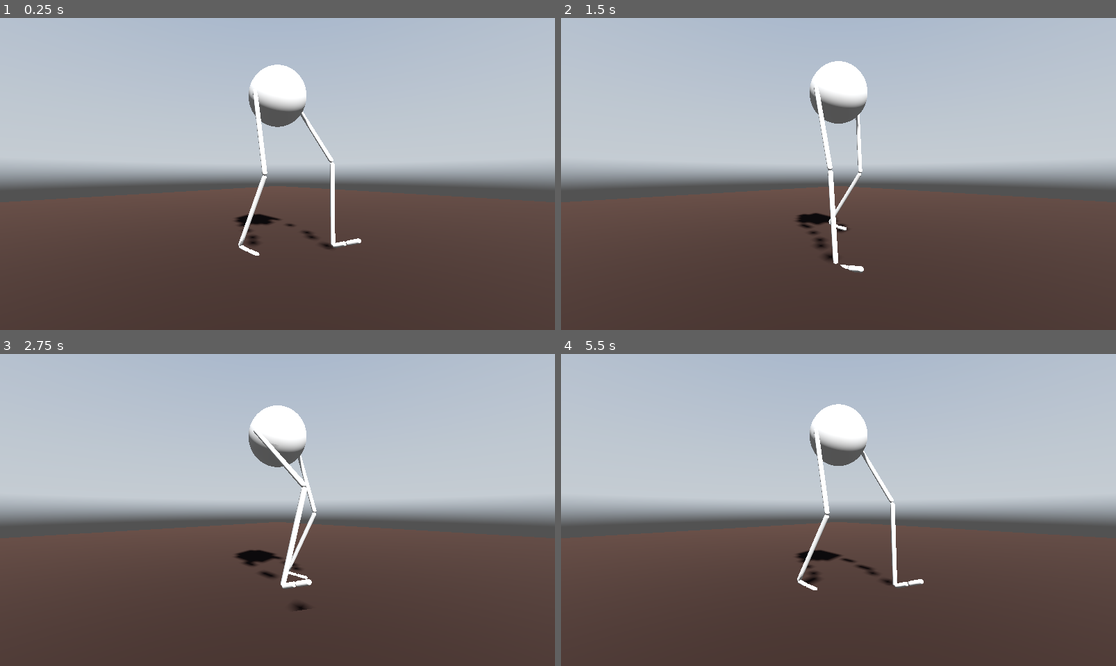
Above: before the commit, frames 1-4 (two rows, left to right).
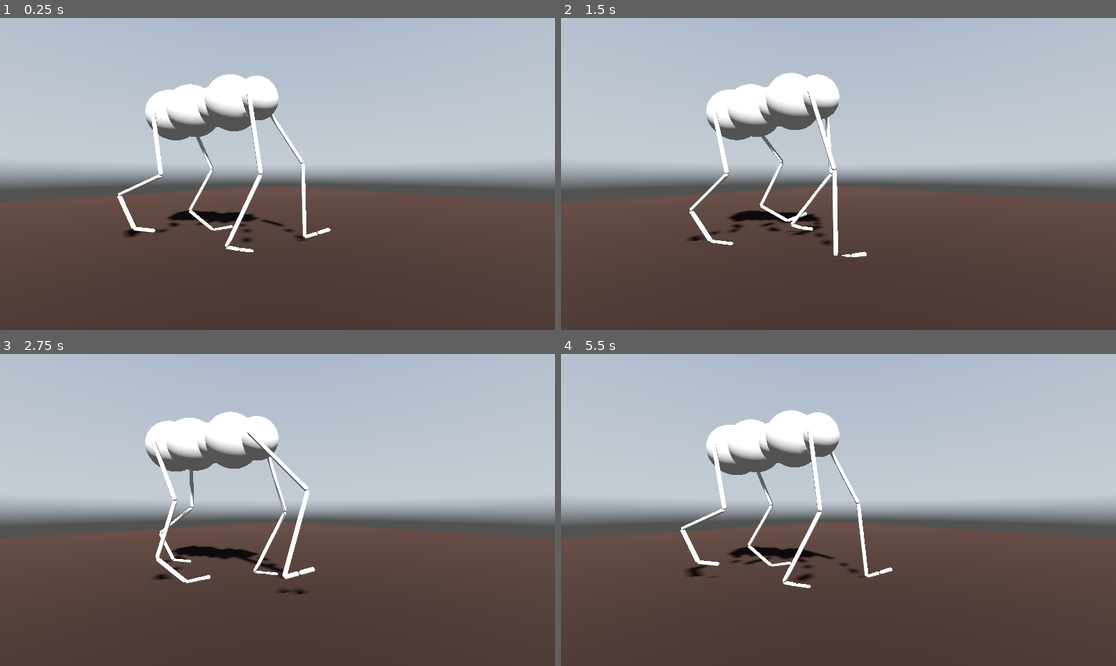
Above: after the commit, the same moments.

Repository: jehoz/legs-and-gaits
Game: Godot game, scene res://scenes/default.tscn
Same seed, same stepped clock (60 frames per second), same inputs: the game is played once before the commit and once after it. A sky picture missing from this copy of the repository is replaced by a grey-blue gradient.
Inputs:
- Up to frame 1 (0.25 s): no input
- Up to frame 2 (1.5 s): no input
- Up to frame 3 (2.75 s): no input
- Up to frame 4 (5.5 s): no input

The runs differ from the first frame. In frame 1, 6.9% of the frame differs, in the area x 21-66%, y 14-77%; in frame 2, 6.3%; in frame 3, 6.4%; in frame 4, 6.9%.

Commit message:
Add simplified first version of body segment IK

Diff:
--- a/scenes/default.tscn
+++ b/scenes/default.tscn
@@ -17,14 +17,40 @@
 
 [sub_resource type="Resource" id="Resource_7xwdi"]
 script = ExtResource("3_yjyq1")
+radius = 0.15
+leg_blueprint = SubResource("Resource_4swe1")
+
+[sub_resource type="Resource" id="Resource_uxhh3"]
+script = ExtResource("3_yjyq1")
 radius = 0.2
-leg_blueprint = SubResource("Resource_4swe1")
+
+[sub_resource type="Resource" id="Resource_15lq8"]
+script = ExtResource("3_yjyq1")
+radius = 0.15
+
+[sub_resource type="Resource" id="Resource_wygci"]
+script = ExtResource("3_yjyq1")
+radius = 0.2
+
+[sub_resource type="Resource" id="Resource_0fvg2"]
+script = ExtResource("2_sau8g")
+femur_length = 0.5
+tibia_length = 0.45
+metatarsal_length = 0.3
+toe_length = 0.2
+heel_elevation = 0.8
+leg_type = 1
+
+[sub_resource type="Resource" id="Resource_xxp1j"]
+script = ExtResource("3_yjyq1")
+radius = 0.2
+leg_blueprint = SubResource("Resource_0fvg2")
 
 [sub_resource type="Resource" id="Resource_0glcd"]
 script = ExtResource("4_kntse")
-body_segments = Array[ExtResource("3_yjyq1")]([SubResource("Resource_7xwdi")])
+body_segments = Array[ExtResource("3_yjyq1")]([SubResource("Resource_7xwdi"), SubResource("Resource_uxhh3"), SubResource("Resource_15lq8"), SubResource("Resource_wygci"), SubResource("Resource_xxp1j")])
 speed = 3.62
-leg_pair_phase_difference = 1.5708
+leg_pair_phase_difference = 1.571
 
 [sub_resource type="StandardMaterial3D" id="StandardMaterial3D_dcppm"]
 albedo_color = Color(0.160784, 0.101961, 0.0705882, 1)
@@ -52,7 +78,7 @@
 [node name="Default" type="Node3D"]
 
 [node name="Creature" type="Node3D" parent="."]
-transform = Transform3D(-1, 0, -8.74228e-08, 0, 1, 0, 8.74228e-08, 0, -1, 0, 0, 0)
+transform = Transform3D(-0.88701, 0, -0.461748, 0, 1, 0, 0.461748, 0, -0.88701, 0, 0, 0)
 script = ExtResource("1_e1xh8")
 blueprint = SubResource("Resource_0glcd")
 
--- a/scripts/blueprint/body_segment_blueprint.gd
+++ b/scripts/blueprint/body_segment_blueprint.gd
@@ -4,5 +4,6 @@
 @export var leg_blueprint: LegBlueprint = null
 
 # populated by parent blueprint
+var _z_offset: float = 0
 var _speed: float = 1.0
 var _phase_offset: float = 0
--- a/scripts/blueprint/leg_blueprint.gd
+++ b/scripts/blueprint/leg_blueprint.gd
@@ -12,3 +12,6 @@
 # populated by parent blueprint
 var _speed: float = 1.0
 var _phase_offset: float = 0
+
+var _step_height: float = 0.25
+var _step_distance: float = 0.25
--- /dev/null
+++ b/scripts/body_ik_solver.gd
@@ -0,0 +1,25 @@
+class_name BodyIKSolver extends Node
+
+# sequence of body segments on which to perform IK.
+# the first and last in the array will be treated as "independent"
+# segments whose positions are taken as fact, and will not be modified.
+# the rest of the segments in between will be rotated and repositioned so that
+# they interpolate between the independent segments as smoothly as possible.
+var segments: Array[BodySegment] = []
+
+func _process(_delta: float):
+	# very simple stupid temporary implementation
+	var y0 = segments[0].position.y
+	var y1 = segments[-1].position.y
+	var z0 = segments[0].z_offset
+	var z1 = segments[-1].z_offset
+	for i in range(1, segments.size()-1):
+		var segment = segments[i]
+		var z_percent = abs(segment.z_offset - z0) / abs(z1 - z0)
+		segment.position.y = y0 * (1 - z_percent) + y1 * z_percent
+
+func distance_from_target(angles: Array[Vector3]):
+	pass
+
+func comfort():
+	pass
--- a/scripts/body_segment.gd
+++ b/scripts/body_segment.gd
@@ -2,15 +2,17 @@
 
 @export var radius: float = 0.2
 
-var oscillator: Oscillator = null
 var leg_l: Leg = null
 var leg_r: Leg = null
 
 var resting_height: float = 0
+var z_offset: float = 0
 var y_velocity: float = 0
 
 func _init(blueprint: BodySegmentBlueprint):
 	radius = blueprint.radius
+	z_offset = blueprint._z_offset
+
 	if blueprint.leg_blueprint != null:
 		blueprint.leg_blueprint._speed = blueprint._speed
 		blueprint.leg_blueprint._phase_offset = blueprint._phase_offset
@@ -41,6 +43,7 @@
 
 func _process(delta):
 	if leg_l == null:
+		position.z = z_offset
 		return
 
 	var y_target = resting_height - 0.05
@@ -48,7 +51,7 @@
 		y_target = resting_height + 0.05
 
 	var error = y_target - position.y
-	y_velocity = 1.25 * error - 0.95 * (error - y_velocity)
+	y_velocity = 1.55 * error - 0.75 * (error - y_velocity)
 
+	position.z = z_offset
 	position.y += y_velocity * delta
-	#position.y = resting_height - 0.025 * oscillator.asymmetric(-1.0)
--- a/scripts/creature.gd
+++ b/scripts/creature.gd
@@ -10,16 +10,29 @@
 
 	blueprint.connect("changed", propagate_blueprint_changes)
 
+	var body_ik_solver = BodyIKSolver.new()
+	add_child(body_ik_solver)
+
+	var leg_pair = 0
+	var last_segment_z = 0
 	var i = 0
 	for segment_blueprint in blueprint.body_segments:
 		segment_blueprint._speed = blueprint.speed
-		segment_blueprint._phase_offset = i * blueprint.leg_pair_phase_difference
+		segment_blueprint._phase_offset = leg_pair * blueprint.leg_pair_phase_difference
+		segment_blueprint._z_offset = last_segment_z + segment_blueprint.radius
+		last_segment_z = segment_blueprint._z_offset
+
 		var bs = BodySegment.new(segment_blueprint)
 		bs.name = "BodySegment" + str(i)
 		add_child(bs)
 		body_segments.append(bs)
+		body_ik_solver.segments.append(bs)
 		i += 1
+		if segment_blueprint.leg_blueprint:
+			leg_pair += 1
 
 func propagate_blueprint_changes():
 	if blueprint == null:
 		return
+
+	# TODO
Not shown: 1 places in scenes/default.tscn that only renumber resources
